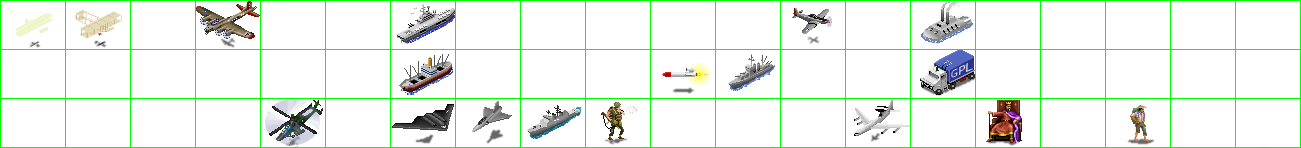
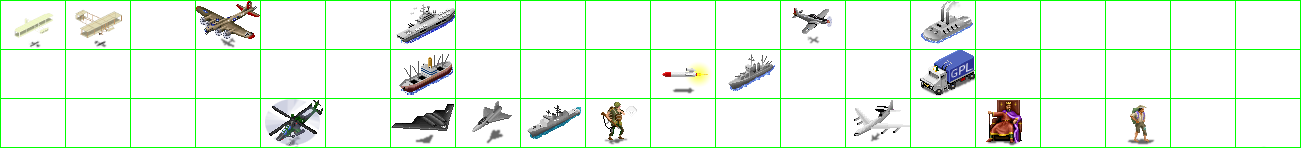
Revision of a layered 1301x148 image; what changed, layer by layer:
painted on "units" over 14, 9, 122, 39
